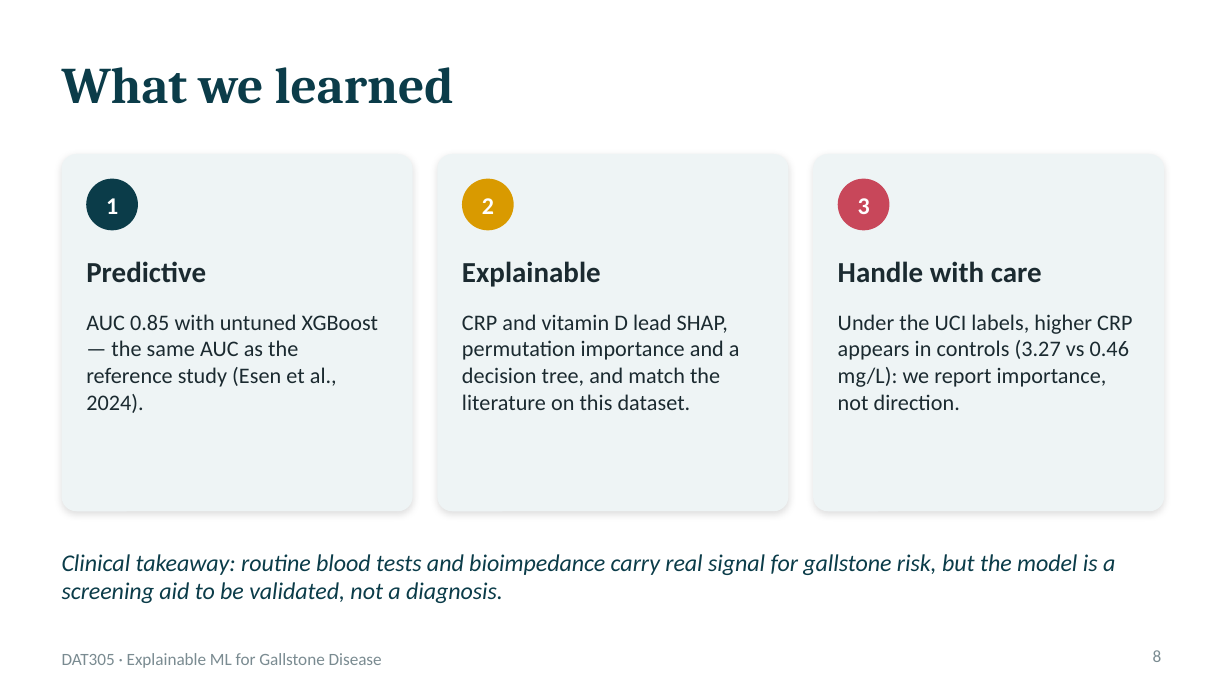
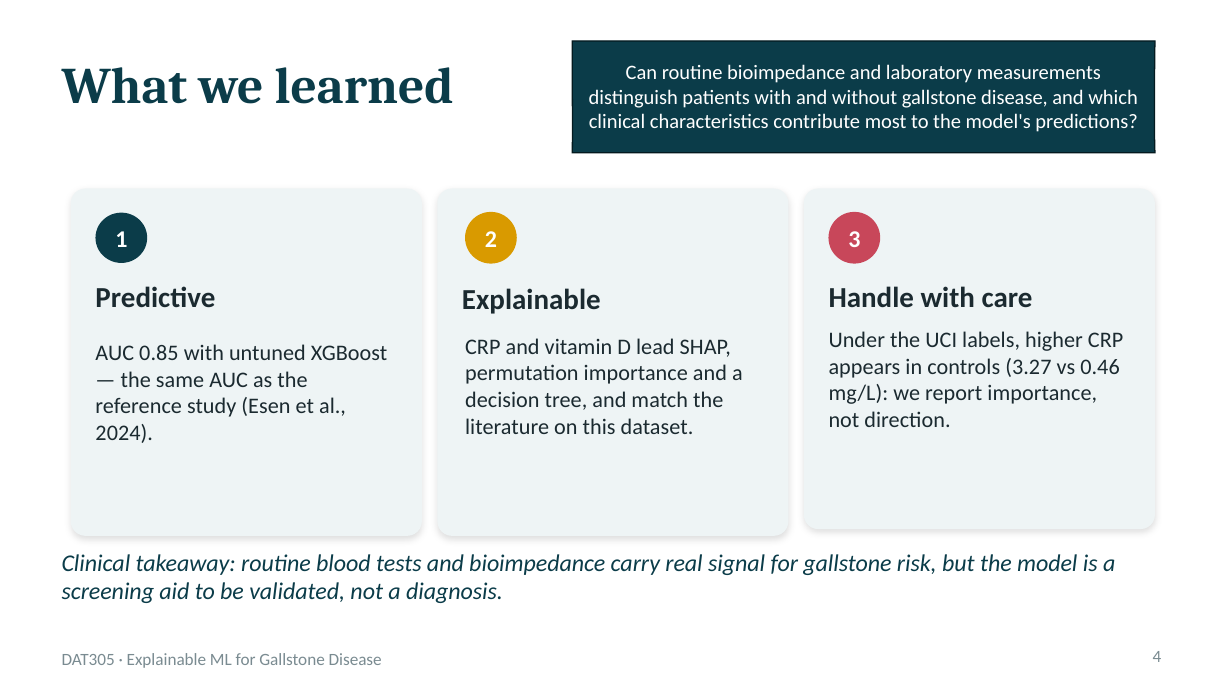
Before and after one commit to taro-py/gallstone-ml-xai, a slide deck: slide 4 of presentation/presentation.pptx (slide 8 before the commit). Drawn at 1232x693 pixels with LibreOffice and Linux fonts; fonts in the diff are those of the drawing. Boxes give left, top, right and bottom in pixels: in the first picture for what was removed or moved away, otherwise in the second. Text is boxed around its words. In the diff, an @@ line names an element or a change of style, - is before the commit and + after.

```diff
--- a/presentation/presentation.pptx
+++ b/presentation/presentation.pptx
@@ freeform shape added at bbox=[572, 41, 1155, 152], fill #0B3C49, outline #051A20 1 pt @@
@@ text added at bbox=[589, 64, 1138, 132], 16 pt, text #FFFFFF @@
+Can routine bioimpedance and laboratory measurements distinguish patients with and without gallstone disease, and which clinical characteristics contribute most to the model's predictions?
@@ rounded rectangle: place and size @@
-rounded rectangle at bbox=[62, 154, 413, 512]
+rounded rectangle at bbox=[71, 189, 422, 536]
@@ rounded rectangle: place and size @@
-rounded rectangle at bbox=[437, 154, 788, 512]
+rounded rectangle at bbox=[437, 189, 788, 536]
@@ rounded rectangle: place and size @@
-rounded rectangle at bbox=[813, 154, 1165, 512]
+rounded rectangle at bbox=[804, 189, 1155, 530]
@@ text "1": place and size @@
-text "1" at bbox=[106, 198, 118, 214]
+text "1" at bbox=[115, 231, 127, 247]
@@ ellipse: place and size @@
-ellipse at bbox=[86, 178, 138, 230]
+ellipse at bbox=[95, 213, 147, 262]
@@ text "2": place and size @@
-text "2" at bbox=[482, 198, 494, 214]
+text "2" at bbox=[485, 231, 497, 247]
@@ ellipse: place and size @@
-ellipse at bbox=[462, 178, 514, 230]
+ellipse at bbox=[465, 212, 517, 263]
@@ text "3": place and size @@
-text "3" at bbox=[858, 198, 870, 214]
+text "3" at bbox=[848, 231, 860, 247]
@@ ellipse: place and size @@
-ellipse at bbox=[838, 178, 890, 230]
+ellipse at bbox=[829, 212, 881, 263]
@@ text "Predictive": place and size @@
-text "Predictive" at bbox=[86, 261, 206, 283]
+text "Predictive" at bbox=[95, 286, 215, 308]
@@ text "Explainable": place and size @@
-text "Explainable" at bbox=[462, 261, 601, 287]
+text "Explainable" at bbox=[462, 288, 601, 314]
@@ text "Handle with care": place and size @@
-text "Handle with care" at bbox=[838, 261, 1042, 283]
+text "Handle with care" at bbox=[829, 286, 1033, 308]
@@ text "Under the UCI labels, higher ...": place and size @@
-text "Under the UCI labels, higher ..." at bbox=[838, 314, 1132, 410]
+text "Under the UCI labels, higher ..." at bbox=[829, 331, 1123, 427]
@@ text "AUC 0.85 with untuned XGBoost ...": place and size @@
-text "AUC 0.85 with untuned XGBoost ..." at bbox=[86, 314, 378, 413]
+text "AUC 0.85 with untuned XGBoost ..." at bbox=[95, 344, 387, 443]
@@ text "CRP and vitamin D lead ...": place and size @@
-text "CRP and vitamin D lead ..." at bbox=[462, 314, 740, 410]
+text "CRP and vitamin D lead ..." at bbox=[465, 338, 743, 434]
@@ page number at bbox=[1153, 651, 1162, 662]: text changed @@
-8
+4
```
Also in this commit, not shown: 1 other slide changed, 4 slides removed, 3 other files.
